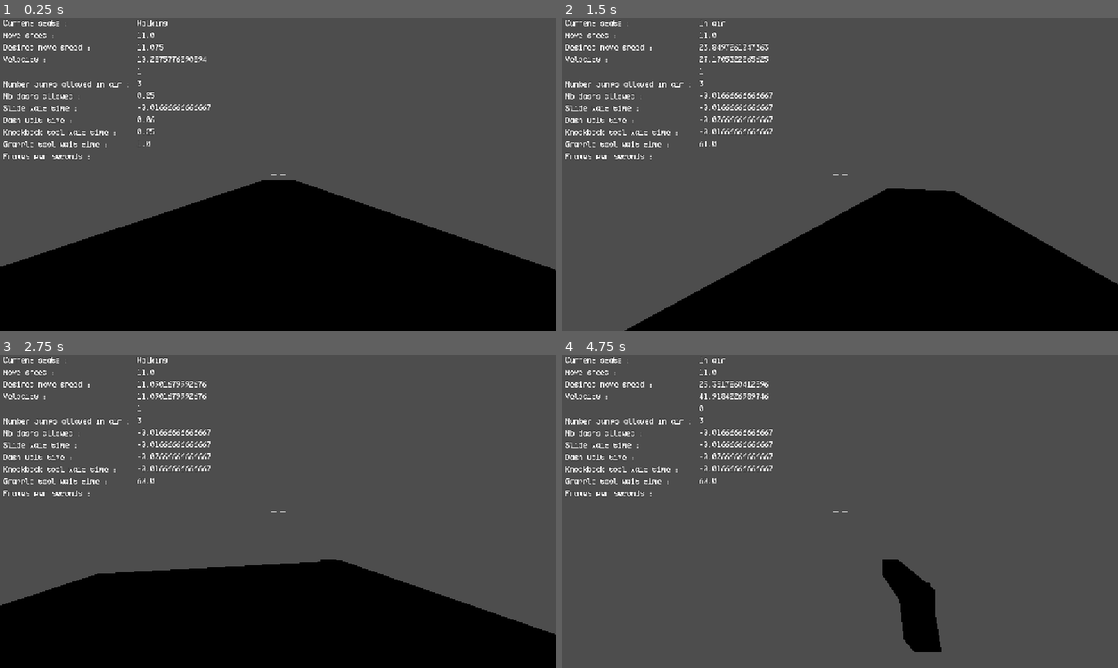
Above: before the commit, frames 1-4 (two rows, left to right).
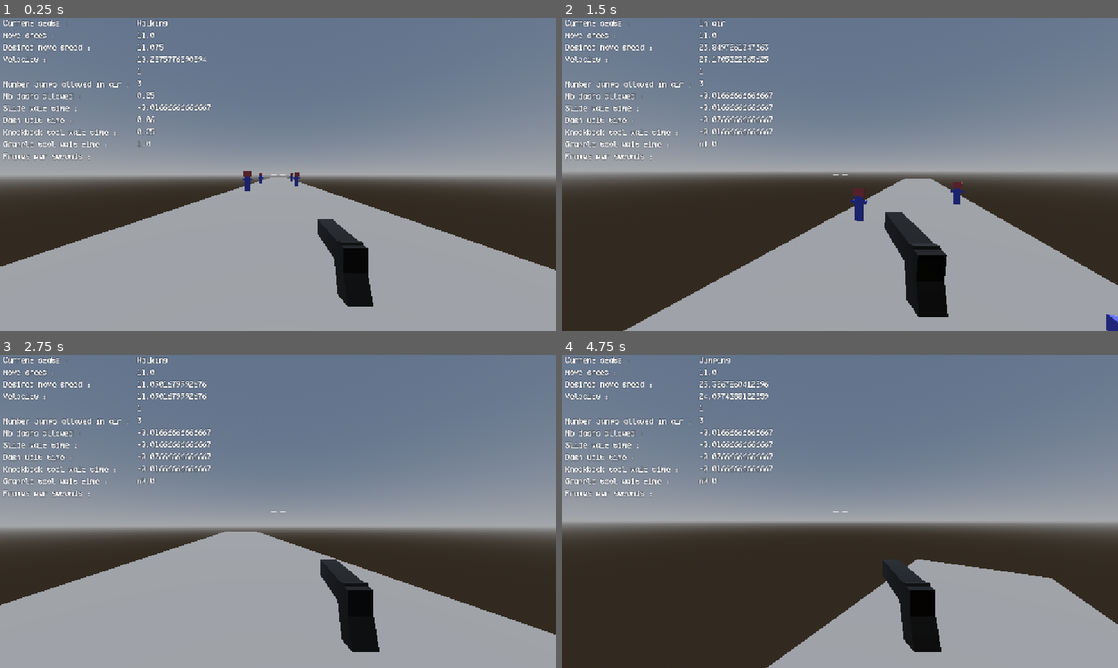
Above: after the commit, the same moments.

Repository: 100-Devs-1-Game/KYRO
Game: Godot game, scene res://test_level.tscn
Same seed, same stepped clock (60 frames per second), same inputs: the game is played once before the commit and once after it.
Inputs (mouse positions are in pixels of both pictures, inside the frame that each line leads up to):
- Up to frame 1 (0.25 s): no input
- Up to frame 2 (1.5 s): tap Enter at 0.5 s; move the mouse to (867, 174) at 0.52 s; hold W (moveForward) from 0.53 s (still down); click (867, 174) at 0.6 s; tap Space (jump) at 0.77 s; move the mouse to (812, 174) at 1.27 s; click (812, 174) at 1.35 s
- Up to frame 3 (2.75 s): keep holding W (moveForward); tap Space (jump) at 1.52 s; move the mouse to (289, 505) at 2.02 s; click (289, 505) at 2.1 s
- Up to frame 4 (4.75 s): keep holding W (moveForward); move the mouse to (834, 517) at 2.77 s; click (834, 517) at 2.85 s; tap Space (jump) at 3.02, 3.77, 4.52 s; move the mouse to (878, 514) at 3.52 s; click (878, 514) at 3.6 s; move the mouse to (795, 508) at 4.27 s; click (795, 508) at 4.35 s

The runs differ from the first frame. In frame 1, 95% of the frame differs, in the area x 0-100%, y 0-100%; in frame 2, 94%; in frame 3, 95%; in frame 4, 95%.

Commit message:
Update test_level.tscn

Diff:
--- a/src/test_level.tscn
+++ b/src/test_level.tscn
@@ -1,12 +1,41 @@
-[gd_scene load_steps=2 format=3 uid="uid://dgvbxbok2rtcp"]
+[gd_scene load_steps=6 format=3 uid="uid://dgvbxbok2rtcp"]
 
 [ext_resource type="PackedScene" uid="uid://bwggrf7sbmkcv" path="res://player/PlayerCharacterScene.tscn" id="1_gojnm"]
+[ext_resource type="PackedScene" uid="uid://dscdjxipyx2tj" path="res://target/target.tscn" id="2_1c2mv"]
+
+[sub_resource type="ProceduralSkyMaterial" id="ProceduralSkyMaterial_1c2mv"]
+
+[sub_resource type="Sky" id="Sky_f7g2b"]
+sky_material = SubResource("ProceduralSkyMaterial_1c2mv")
+
+[sub_resource type="Environment" id="Environment_4ptq8"]
+background_mode = 2
+sky = SubResource("Sky_f7g2b")
 
 [node name="Test Level" type="Node3D"]
 
-[node name="CSGBox3D" type="CSGBox3D" parent="."]
+[node name="Floor" type="CSGBox3D" parent="."]
+transform = Transform3D(1, 0, 0, 0, 1, 0, 0, 0, 1, 0, 0, -50)
 use_collision = true
 size = Vector3(10, 0.1, 100)
 
 [node name="PlayerCharacter" parent="." instance=ExtResource("1_gojnm")]
-transform = Transform3D(0.00645772, 0, -0.999979, 0, 1, 0, 0.999979, 0, 0.00645772, 0.0991647, 1.11111, -0.0303612)
+transform = Transform3D(-4.37114e-08, 0, -1, 0, 1, 0, 1, 0, -4.37114e-08, 0.0991647, 1.11111, -0.0303612)
+
+[node name="DirectionalLight3D" type="DirectionalLight3D" parent="."]
+transform = Transform3D(1, 0, 0, 0, -4.37114e-08, 1, 0, -1, -4.37114e-08, 0, 10, 0)
+
+[node name="Target" parent="." instance=ExtResource("2_1c2mv")]
+transform = Transform3D(1, 0, 0, 0, 1, 0, 0, 0, 1, -3.20543, 0, -29.6227)
+
+[node name="Target2" parent="." instance=ExtResource("2_1c2mv")]
+transform = Transform3D(1, 0, 0, 0, 1, 0, 0, 0, 1, 3.42135, 0, -38.4175)
+
+[node name="Target3" parent="." instance=ExtResource("2_1c2mv")]
+transform = Transform3D(1, 0, 0, 0, 1, 0, 0, 0, 1, 2.74856, 0, -23.448)
+
+[node name="Target4" parent="." instance=ExtResource("2_1c2mv")]
+transform = Transform3D(1, 0, 0, 0, 1, 0, 0, 0, 1, -3.10629, 0, -17.1294)
+
+[node name="WorldEnvironment" type="WorldEnvironment" parent="."]
+environment = SubResource("Environment_4ptq8")
